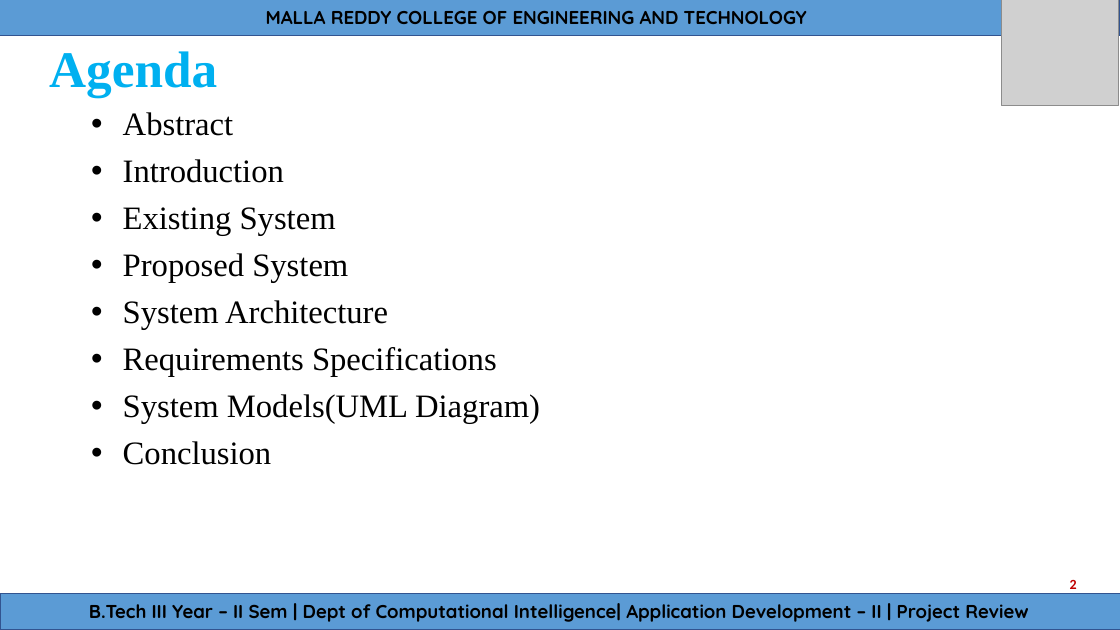
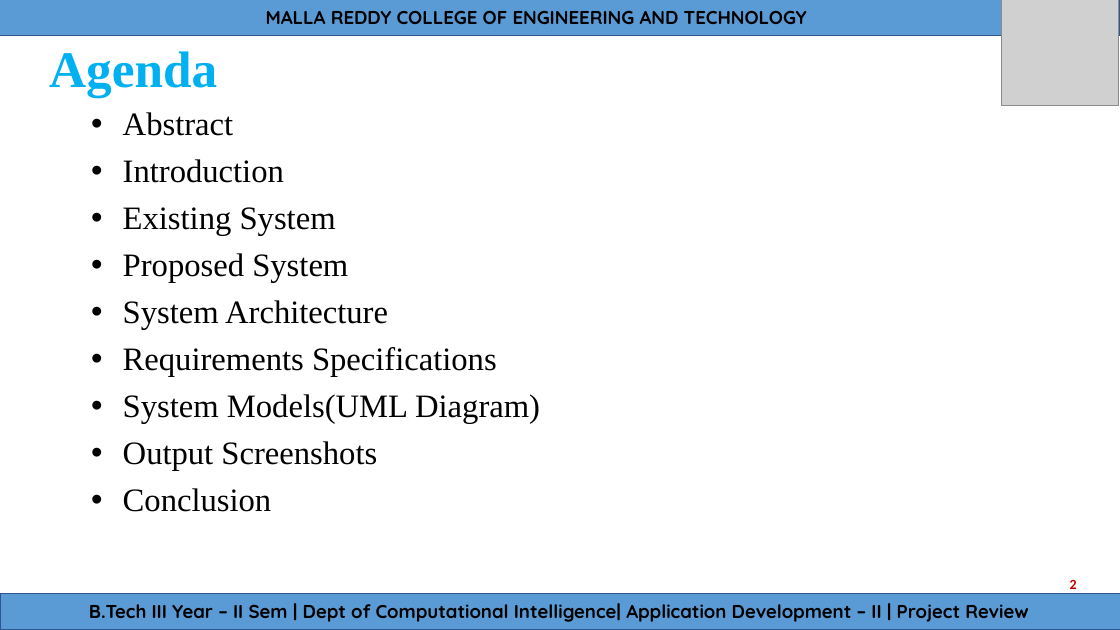
Before and after one commit to DurishettyAnirudh/AD-1, a slide deck: slide 2 of Documentation/PPT_video_Generator.pptx. Drawn at 1120x630 pixels with LibreOffice and Linux fonts; fonts in the diff are those of the drawing; grey boxes stand for pictures. Boxes give left, top, right and bottom in pixels: in the first picture for what was removed or moved away, otherwise in the second. Text is boxed around its words. In the diff, an @@ line names an element or a change of style, - is before the commit and + after.

```diff
--- a/Documentation/PPT_video_Generator.pptx
+++ b/Documentation/PPT_video_Generator.pptx
@@ background #FFFAEF to #FFFFFF @@
@@ text at (123,112,540,512): text colour #3D3D3D to #000000 in "Abstract", "Introduction", "Existing System", "Proposed System" and 4 more places @@
@@ text at (123,441,377,470): paragraph added @@
+• Output Screenshots
```
Also in this commit, not shown: 15 other slides changed, 7 slides added, 3 other files.
